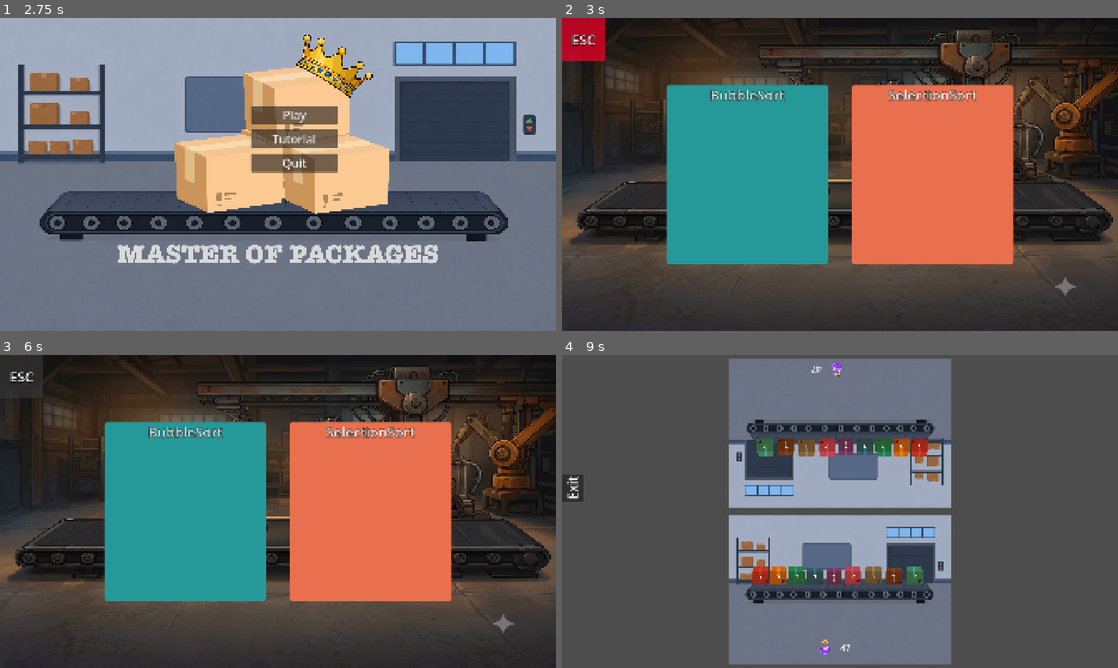
Above: before the commit, frames 1-4 (two rows, left to right).
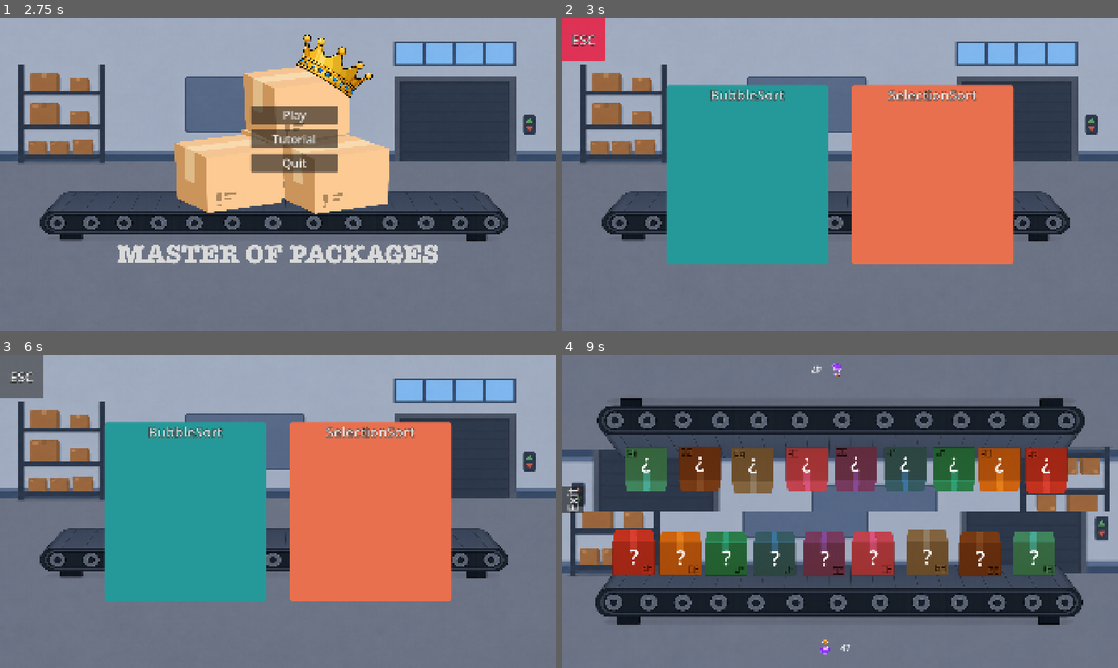
Above: after the commit, the same moments.

Repository: denis21111/Medida
Game: Godot game, scene res://scenes/LogoScene.tscn
Two runs of this game, one before a commit and one after it. Both use one fixed random seed, a clock stepped at 60 frames per second and the inputs below.
Inputs (mouse positions are in pixels of both pictures, inside the frame that each line leads up to):
- Up to frame 1 (2.75 s): tap Enter at 0.5, 2 s; move the mouse to (400, 158) at 0.52 s; click (400, 158) at 0.67 s; tap Space at 1.25 s; move the mouse to (166, 190) at 1.27 s; click (166, 190) at 1.42 s; move the mouse to (333, 105) at 2.02 s; click (333, 105) at 2.17 s
- Up to frame 2 (3 s): click "Play" at 2.75 s
- Up to frame 3 (6 s): click "ESC" at 3.5 s; click "Play" at 4.25 s; click "BubbleSort" at 5 s; click "ESC" at 5.75 s
- Up to frame 4 (9 s): click "SelectionSort" at 6.5 s; click "ESC" at 7.25 s; click "BubbleSort" at 8 s; click "Level 2" at 8.75 s

Frame 1 is identical in both runs. In frame 2, 66% of the frame differs, in the area x 0-100%, y 0-100%; in frame 3, 66%; in frame 4, 78%.

Commit message:
Add files via upload
background geändert, und camera2d zoom

Diff:
--- a/scenes/conveyor_belt.tscn
+++ b/scenes/conveyor_belt.tscn
@@ -7,7 +7,7 @@
 [node name="ConveyorBelt" type="Node2D" unique_id=494027328]
 
 [node name="Camera2D" type="Camera2D" parent="." unique_id=1184242374]
-zoom = Vector2(0.5, 0.5)
+zoom = Vector2(1.3, 1.3)
 
 [node name="Background" type="Sprite2D" parent="." unique_id=1755220566]
 texture = ExtResource("1_4dsgs")
--- a/scenes/game.tscn
+++ b/scenes/game.tscn
@@ -108,9 +108,9 @@
 anchors_preset = 4
 anchor_top = 0.5
 anchor_bottom = 0.5
-offset_top = -25.0
-offset_right = 62.0
-offset_bottom = 25.0
+offset_top = 6.0
+offset_right = 92.0
+offset_bottom = 79.0
 grow_vertical = 2
 rotation = 4.712389
 theme_override_font_sizes/font_size = 47
--- a/scenes/level_selector.tscn
+++ b/scenes/level_selector.tscn
@@ -1,7 +1,7 @@
 [gd_scene format=3 uid="uid://dmwln7ebw37ab"]
 
 [ext_resource type="Script" uid="uid://ikdnofah2a7y" path="res://scripts/level_selector.gd" id="1_lc76m"]
-[ext_resource type="Texture2D" uid="uid://hx4e30deqxeo" path="res://pics/master_of_package_background.png" id="2_gkmvm"]
+[ext_resource type="Texture2D" uid="uid://busn2shcfin84" path="res://pics/Background1.png" id="2_gkmvm"]
 
 [sub_resource type="StyleBoxTexture" id="StyleBoxTexture_bhunq"]
 texture = ExtResource("2_gkmvm")
